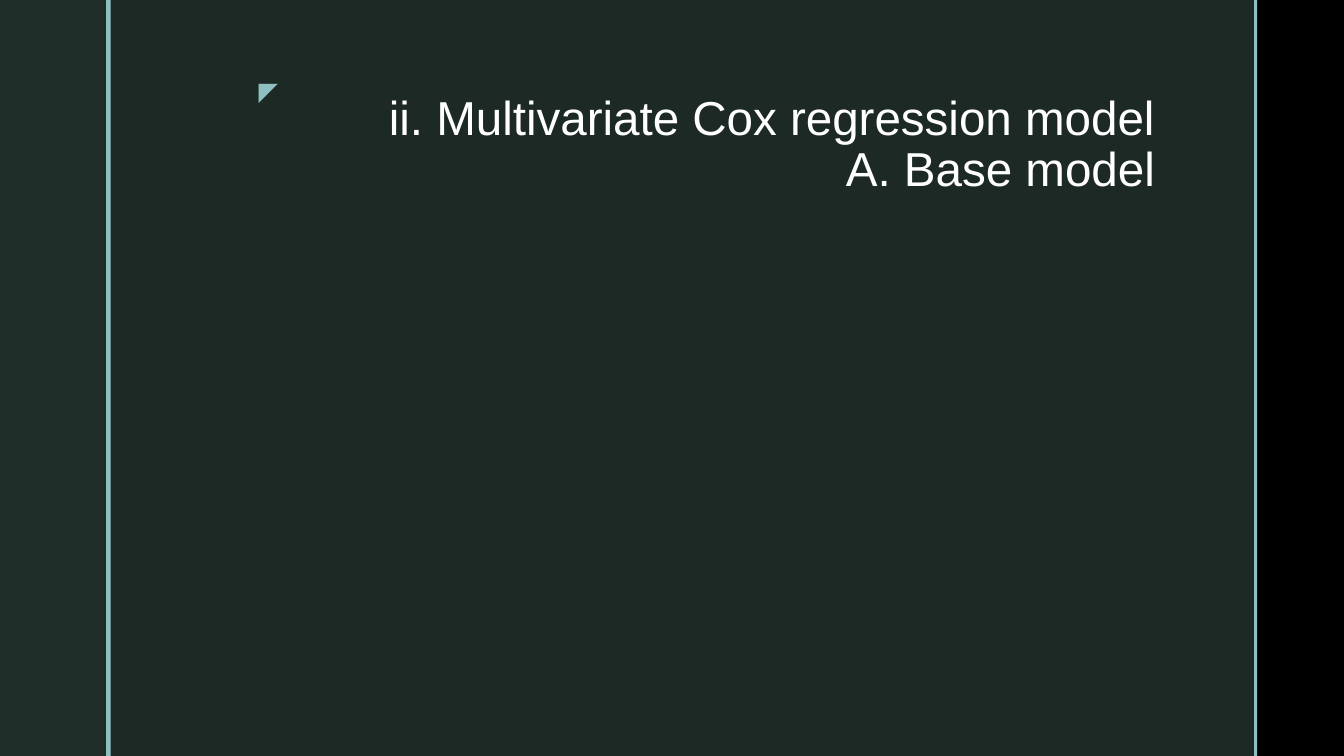
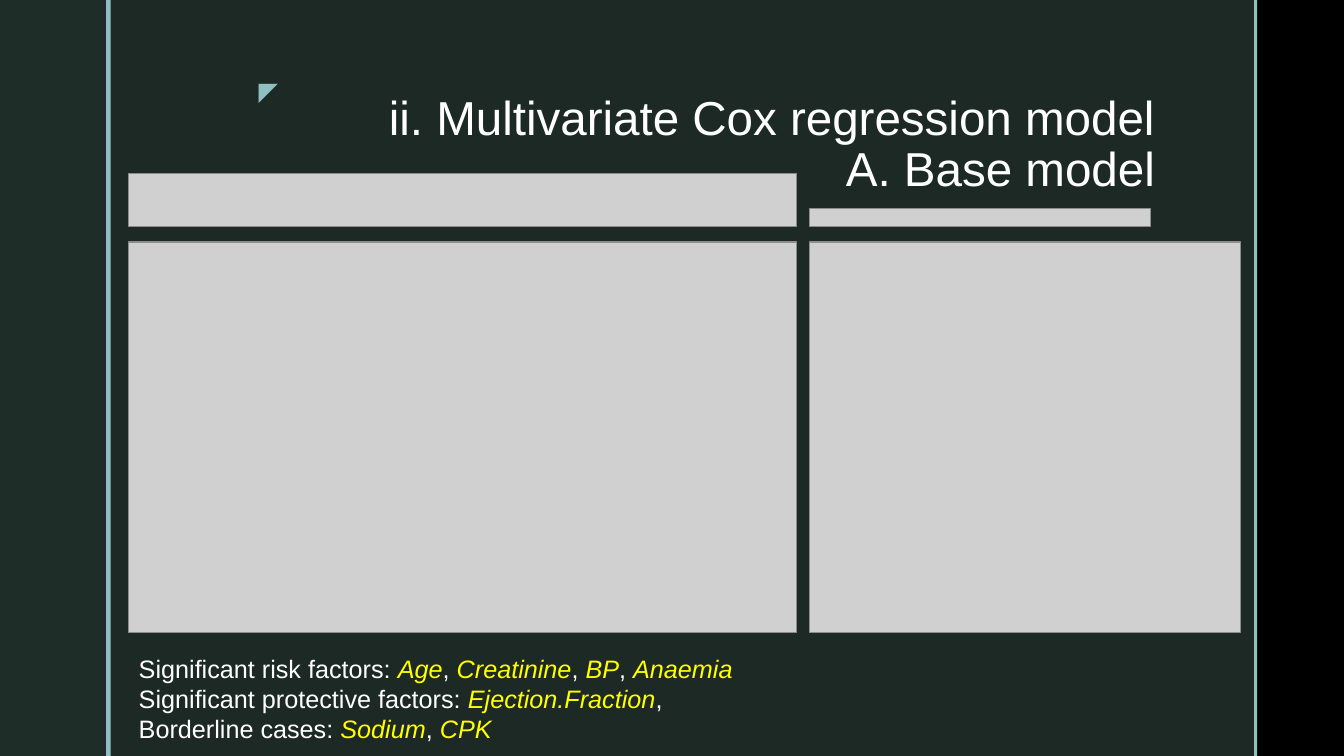
Before and after one commit to SebastianVeuskens/DSA-Project, a slide deck: slide 9 of presentation.pptx (slide 7 before the commit). Drawn at 1344x756 pixels with LibreOffice and Linux fonts; fonts in the diff are those of the drawing; grey boxes stand for pictures; background and template pictures are left out. Boxes give left, top, right and bottom in pixels: in the first picture for what was removed or moved away, otherwise in the second. Text is boxed around its words. In the diff, an @@ line names an element or a change of style, - is before the commit and + after.

```diff
--- a/presentation.pptx
+++ b/presentation.pptx
@@ picture added at [129,173,798,226] @@
@@ picture added at [810,209,1150,227] @@
@@ picture added at [129,242,798,632] @@
@@ picture added at [810,242,1240,632] @@
@@ text added at [139,659,732,742], 18 pt, text #FFFFFF @@
+Significant risk factors: Age, Creatinine, BP, Anaemia
+Significant protective factors: Ejection.Fraction,
+Borderline cases: Sodium, CPK
```
Also in this commit, not shown: 6 other slides changed, 4 slides added, 8 other files.
